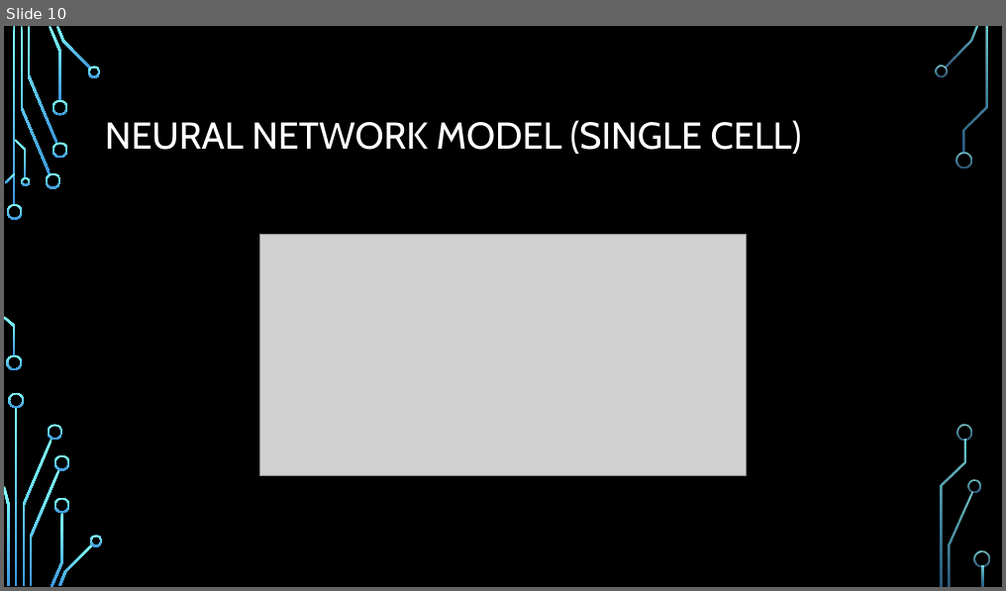
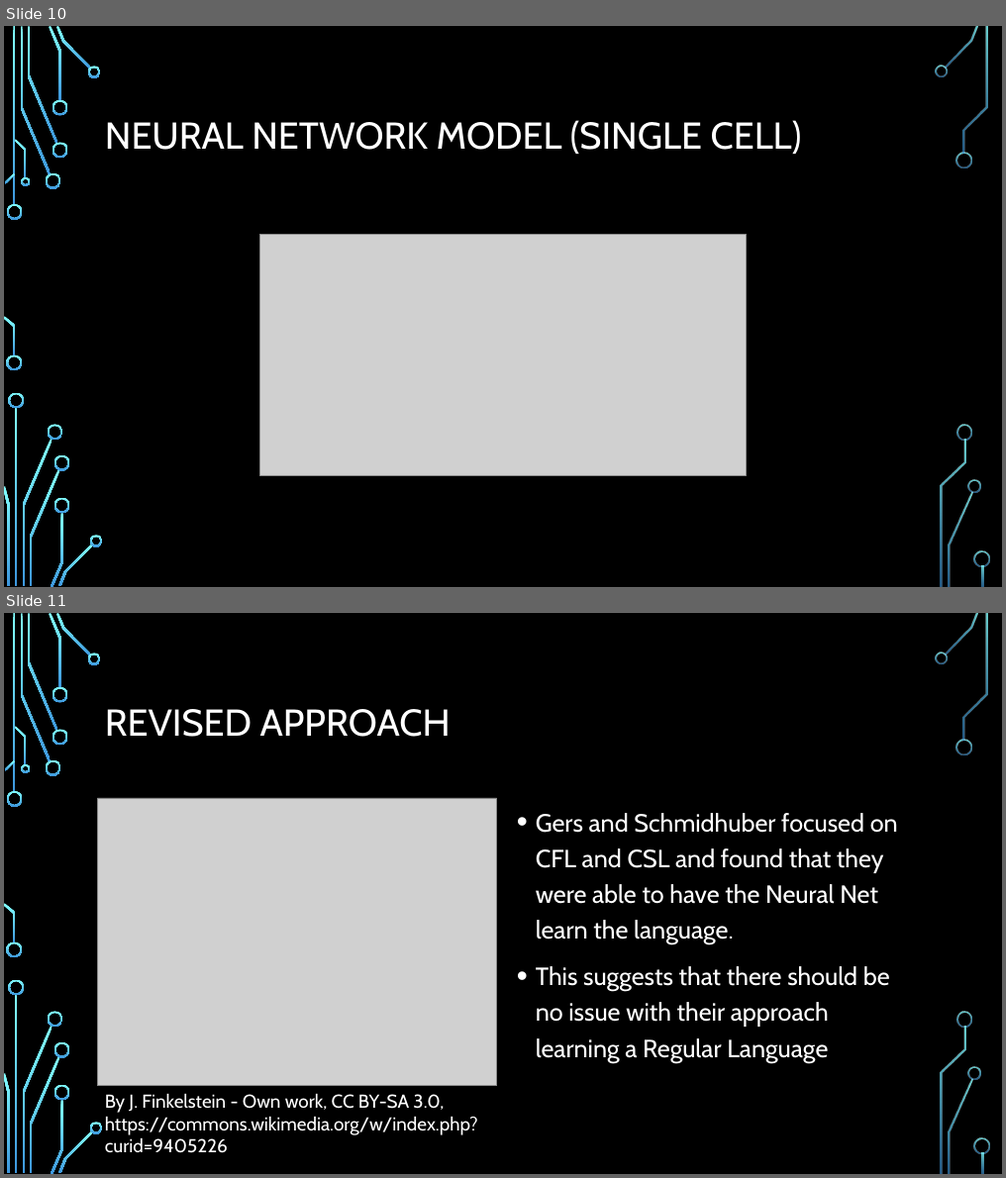
Before and after one commit to hlj1010/Autonomous_Detection_of_Regular_Language, a slide deck: Document/Report1 - Slides.pptx. Shown one above the other, each under a label of ours: slide 10 before the commit, slides 10 and 11 after it. The pictures are 1006x591 and 1006x1178 pixels, drawn with LibreOffice and Linux fonts; fonts in the diff are those of the drawing; grey boxes stand for pictures; background and template pictures are left out. Boxes give left, top, right and bottom in pixels: in the first picture for what was removed or moved away, otherwise in the second. Text is boxed around its words. In the diff, an @@ line names an element or a change of style, - is before the commit and + after.

```diff
--- a/Document/Report1 - Slides.pptx
+++ b/Document/Report1 - Slides.pptx
@@ slide 11 added at (4, 613, 1002, 1174), background picture (left out); not listed: 36 template elements that a slide beside it also shows @@
@@ title added at (105, 709, 450, 737), 36 pt, text #FFFFFF @@
+REVISED APPROACH
@@ picture added at (98, 798, 497, 1086) @@
@@ text added at (536, 813, 898, 1063), 24 pt, text #FFFFFF @@
+• Gers and Schmidhuber focused on CFL and CSL and found that they were able to have the Neural Net learn the language.
+• This suggests that there should be no issue with their approach learning a Regular Language
@@ text added at (105, 1093, 478, 1154), 18 pt, text #FFFFFF @@
+By J. Finkelstein - Own work, CC BY-SA 3.0, https://commons.wikimedia.org/w/index.php?curid=9405226
```
Also in this commit, not shown: 1 slide changed, 1 other slide added.
